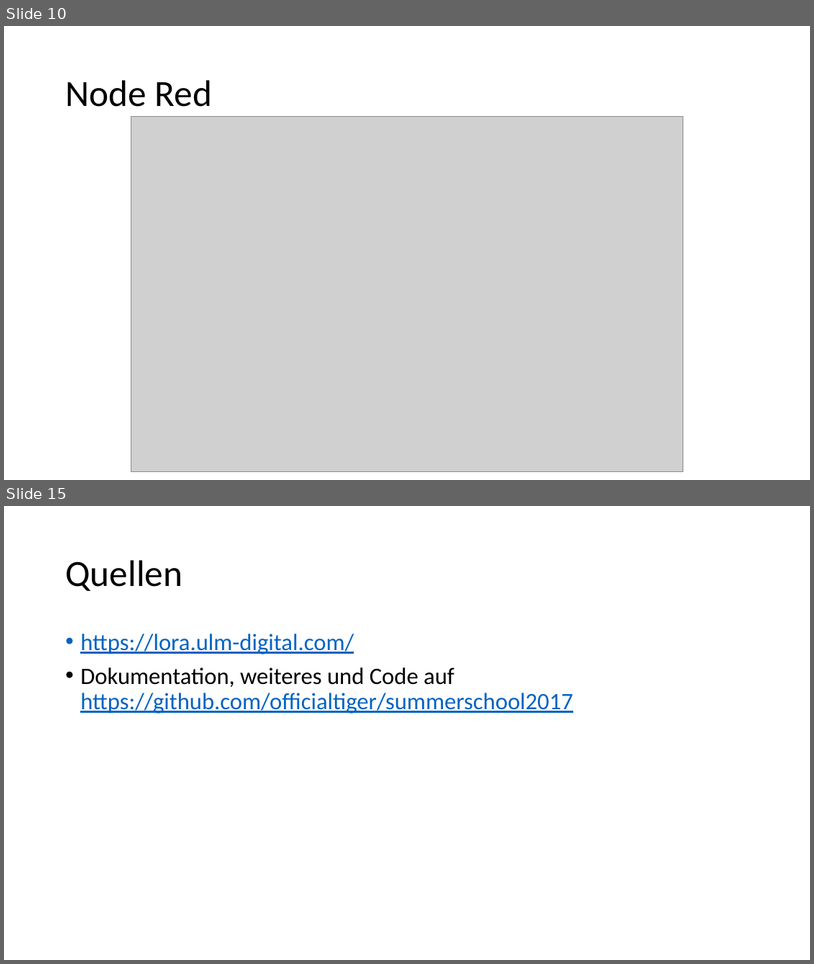
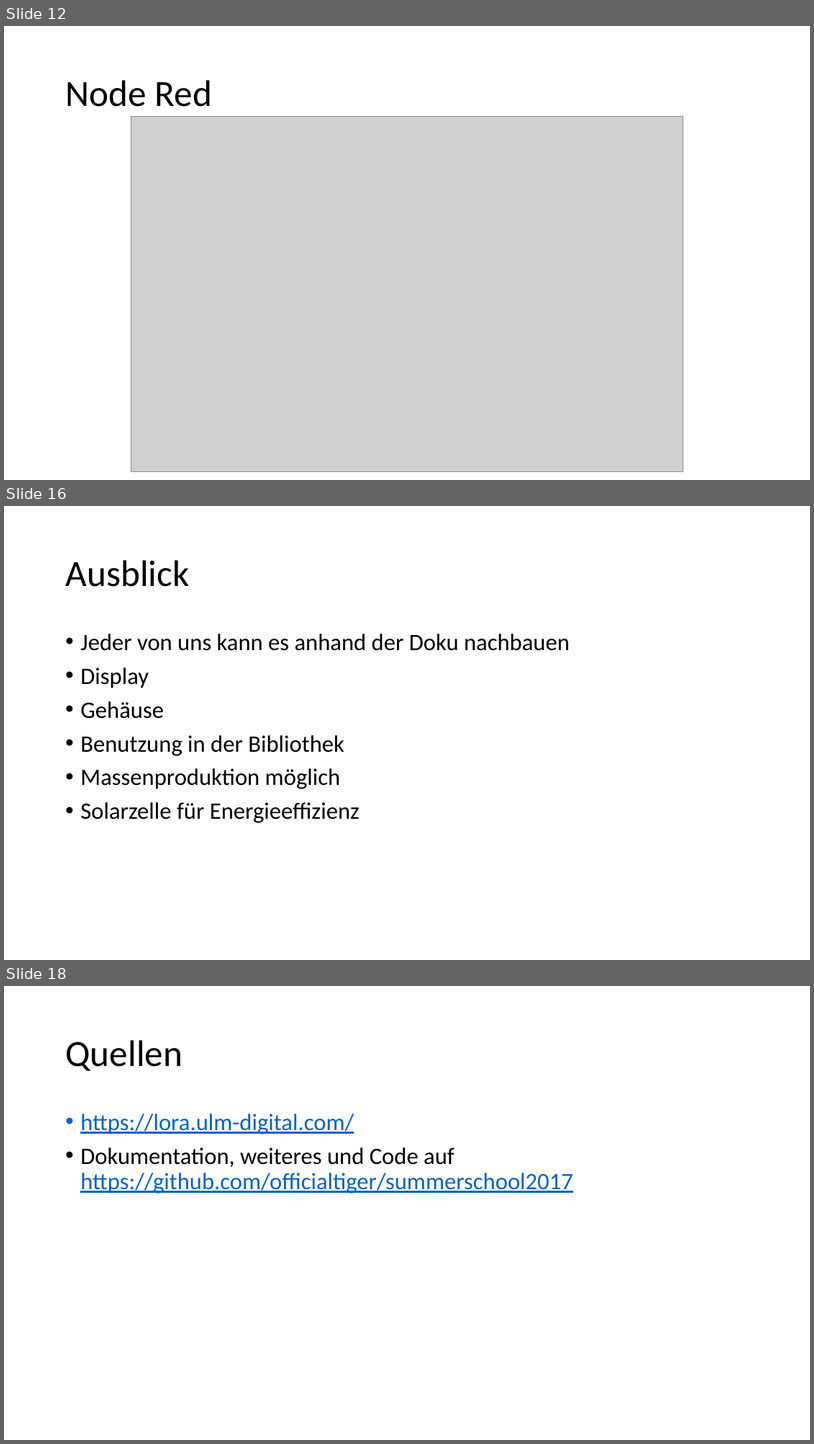
Before and after one commit to wh1tewid0w/summerschool2017, a slide deck: presentations/projectfinal-04-08-17.pptx. Shown one above the other, each under a label of ours: slides 10 and 15 before the commit, slides 12, 16 and 18 after it; the slides between them are not shown. The pictures are 814x964 and 814x1444 pixels, drawn with LibreOffice and Linux fonts; fonts in the diff are those of the drawing; grey boxes stand for pictures; background and template pictures are left out. Boxes give left, top, right and bottom in pixels: in the first picture for what was removed or moved away, otherwise in the second. Text is boxed around its words. In the diff, an @@ line names an element or a change of style, - is before the commit and + after.

```diff
--- a/presentations/projectfinal-04-08-17.pptx
+++ b/presentations/projectfinal-04-08-17.pptx
@@ slide 16 added at (x1=4, y1=506, x2=810, y2=960), background #FFFFFF @@
@@ title added at (x1=65, y1=560, x2=189, y2=587), 44 pt, text #000000 @@
+Ausblick
@@ text added at (x1=80, y1=633, x2=570, y2=823), 28 pt, text #000000 @@
+• Jeder von uns kann es anhand der Doku nachbauen
+• Display
+• Gehäuse
+• Benutzung in der Bibliothek
+• Massenproduktion möglich
+• Solarzelle für Energieeffizienz
@@ what was slide 10 is now slide 12 @@
@@ what was slide 15 is now slide 18 @@
```
Also in this commit, not shown: 6 slides changed, 5 other slides added, 3 slides removed, 2 other files.
